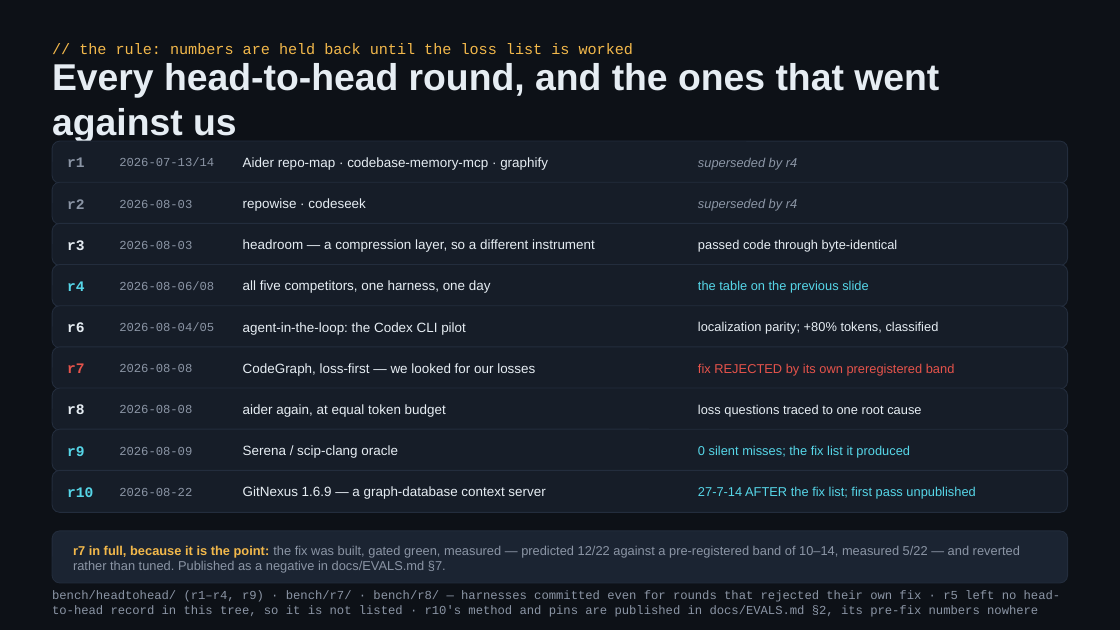
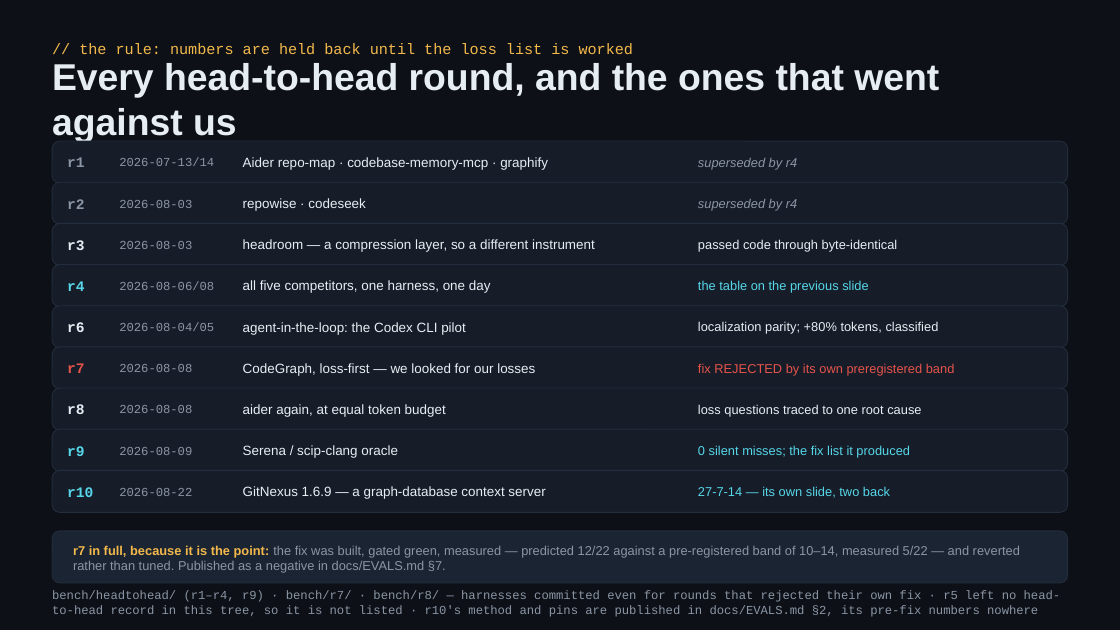
Before and after one commit to redhat-et/ripwire, a slide deck: slide 10 of present/ripwire-showcase.pptx (slide 8 before the commit). Drawn at 1120x630 pixels with LibreOffice and Linux fonts; fonts in the diff are those of the drawing. Boxes give left, top, right and bottom in pixels: in the first picture for what was removed or moved away, otherwise in the second. Text is boxed around its words. In the diff, an @@ line names an element or a change of style, - is before the commit and + after.

```diff
--- a/present/ripwire-showcase.pptx
+++ b/present/ripwire-showcase.pptx
@@ text at (698, 486, 890, 498): text changed @@
-27-7-14 AFTER the fix list; first pass unpublished
+27-7-14 — its own slide, two back
```
Also in this commit, not shown: 11 other slides changed, 3 slides added, 4 other files.
